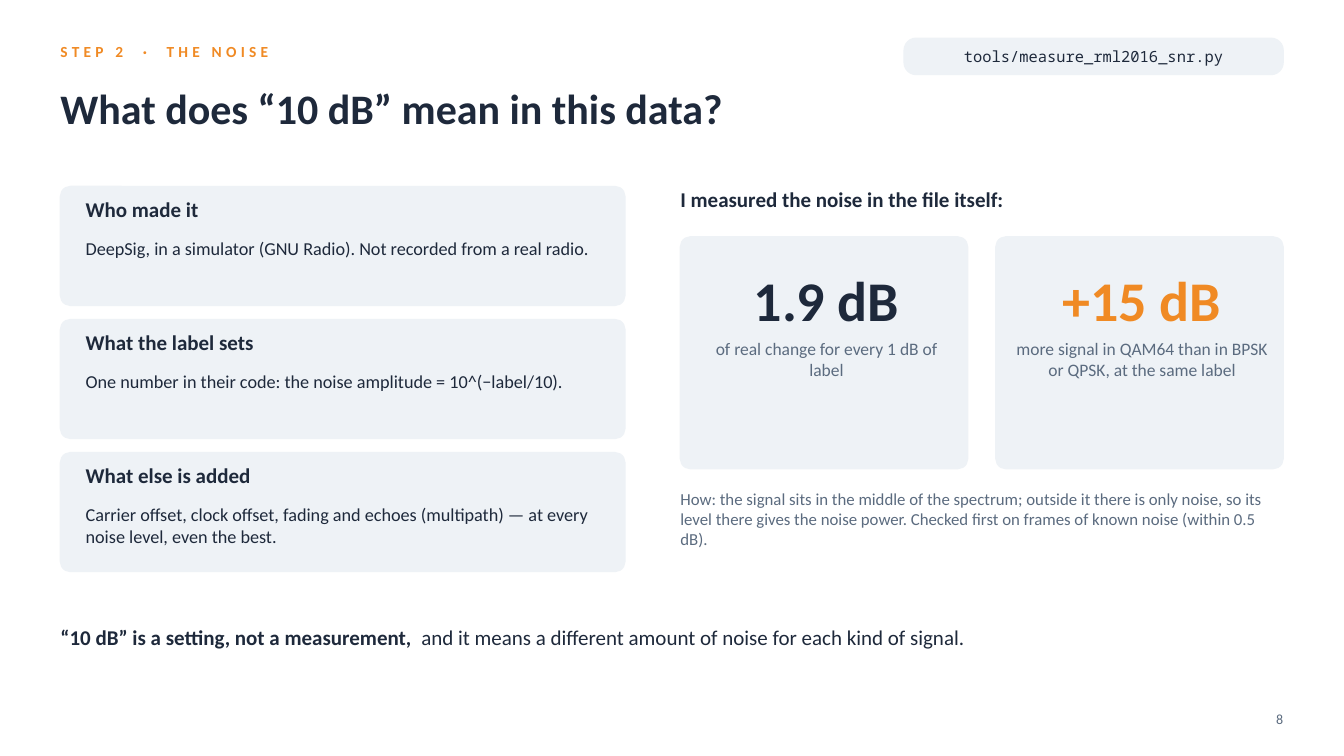
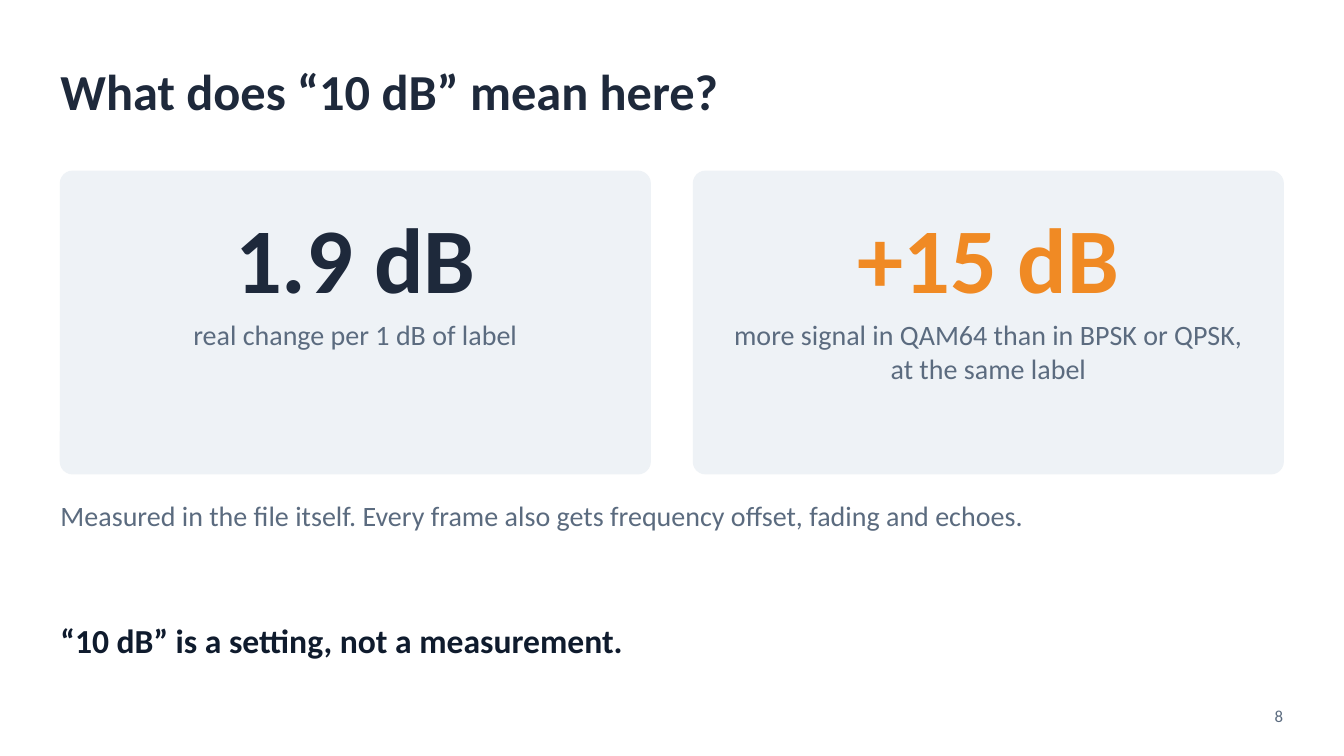
Before and after one commit to YusufBilo78/amc, a slide deck: slide 8 of deck/moshe_2016_simple.pptx. Drawn at 1344x756 pixels with LibreOffice and Linux fonts; fonts in the diff are those of the drawing. Boxes give left, top, right and bottom in pixels: in the first picture for what was removed or moved away, otherwise in the second. Text is boxed around its words. In the diff, an @@ line names an element or a change of style, - is before the commit and + after.

```diff
--- a/deck/moshe_2016_simple.pptx
+++ b/deck/moshe_2016_simple.pptx
@@ text removed at (60, 47, 268, 57) @@
-STEP 2 · THE NOISE
@@ text removed at (964, 50, 1223, 66) @@
-tools/measure_rml2016_snr.py
@@ text at (60, 73, 718, 111): text changed; size 30 to 36 pt @@
-What does “10 dB” mean in this data?
+What does “10 dB” mean here?
@@ rounded rectangle at (60, 171, 650, 474): proportions changed @@
@@ rounded rectangle: place and size @@
-rounded rectangle at (60, 320, 625, 439)
+rounded rectangle at (60, 171, 650, 474)
@@ rounded rectangle: place and size @@
-rounded rectangle at (904, 38, 1284, 75)
+rounded rectangle at (694, 171, 1284, 474)
@@ rounded rectangle at (694, 171, 1284, 474): proportions changed @@
@@ rounded rectangle removed at (60, 187, 625, 306) @@
@@ text removed at (86, 202, 198, 217) @@
-Who made it
@@ text "1.9 dB" at (235, 228, 475, 294): size 40 to 66 pt @@
@@ text "1.9 dB": place and size @@
-text "1.9 dB" at (754, 281, 899, 322)
+text "1.9 dB" at (235, 228, 475, 294)
@@ text removed at (680, 192, 1003, 207) @@
-I measured the noise in the file itself:
@@ text "+15 dB": place and size @@
-text "+15 dB" at (1063, 281, 1221, 322)
+text "+15 dB" at (857, 228, 1119, 294)
@@ text "+15 dB" at (857, 228, 1119, 294): size 40 to 66 pt @@
@@ rounded rectangle removed at (681, 237, 968, 469) @@
@@ rounded rectangle removed at (996, 237, 1284, 469) @@
@@ text removed at (86, 242, 589, 258) @@
-DeepSig, in a simulator (GNU Radio). Not recorded from a real radio.
@@ text at (193, 325, 517, 350): text changed; size 12.5 to 20 pt @@
-of real change for every 1 dB of label
+real change per 1 dB of label
@@ text "more signal in QAM64 than ...": place and size @@
-text "more signal in QAM64 than ..." at (1016, 343, 1268, 379)
+text "more signal in QAM64 than ..." at (734, 325, 1242, 379)
@@ text "more signal in QAM64 than ..." at (734, 325, 1242, 379): size 12.5 to 20 pt @@
@@ text removed at (86, 335, 253, 350) @@
-What the label sets
@@ text removed at (86, 375, 562, 391) @@
-One number in their code: the noise amplitude = 10^(−label/10).
@@ rounded rectangle removed at (60, 453, 625, 572) @@
@@ text removed at (86, 468, 251, 483) @@
-What else is added
@@ text added at (60, 506, 1022, 531), 20 pt, text #5B6B7F @@
+Measured in the file itself. Every frame also gets frequency offset, fading and echoes.
@@ text removed at (86, 508, 588, 545) @@
-Carrier offset, clock offset, fading and echoes (multipath) — at every noise level, even the best.
@@ text removed at (680, 493, 1261, 547) @@
-How: the signal sits in the middle of the spectrum; outside it there is only noise, so its level there gives the noise power. Checked first on frames of known noise (within 0.5 dB).
@@ text at (60, 628, 622, 659): text changed; size 15 to 24 pt; text colour #1E293B to #0F1B2D; bold on @@
-“10 dB” is a setting, not a measurement, and it means a different amount of noise for each kind of signal.
+“10 dB” is a setting, not a measurement.
@@ text "“10 dB” is a setting, ..." at (60, 628, 622, 659): vertical alignment top to middle @@
@@ text "8" at (1275, 710, 1283, 722): size 10 to 12 pt @@
```
Also in this commit, not shown: 13 other slides changed, 3 other files.
